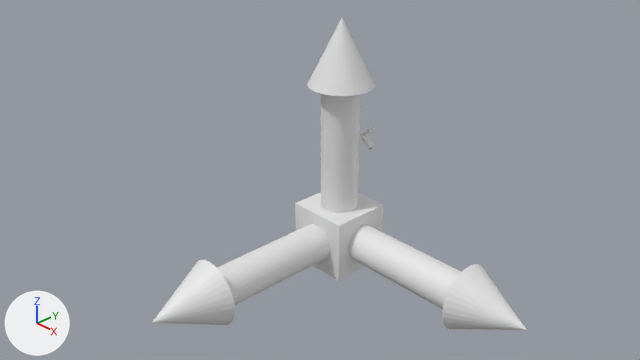
What one commit did to the Blender file VectorsLeft.blend.
Rendered twice from the file's camera 'Camera'. The axes (+X, +Y, +Z) are drawn at lower left. The lights are the same throughout.

Names of what the first picture shows: 'Cone X', 'Cone Y', 'Cone Z', 'Cube', 'Cylinder X', 'Cylinder Y', 'Cylinder Z'.
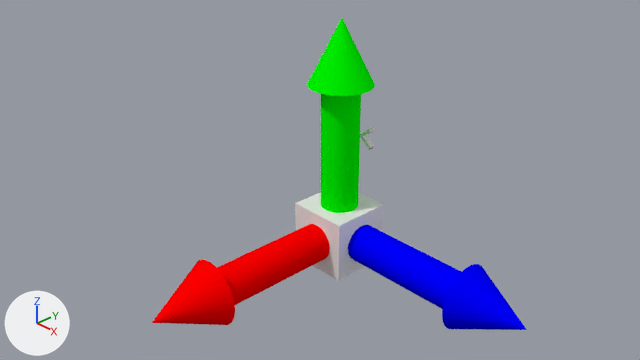
Commit message: apply materials to new primitives

Where the change shows, as pixel boxes [x1, y1, x2, y2] in the pictures (640 x 360 px):
'Cylinder Y', recoloured (grey to green)
    both: [321, 94, 361, 213]
'Cylinder Z', recoloured (white to blue)
    both: [348, 225, 461, 309]
'Cylinder X', recoloured (white to red)
    both: [217, 224, 330, 305]
'Cone Z', recoloured (white to blue)
    both: [442, 264, 527, 330]
'Cone X', recoloured (white to red)
    both: [152, 260, 235, 325]
'Cone Y', recoloured (white to green)
    both: [307, 18, 375, 96]

Edits to the bpy script that builds the scene:
```text
Add mat_z_material:
    mat_z_material = diffuse_material('Z_Material')
    mat_z_material.base_color = (0.0, 0.0, 1.0)  # blue #0000ff
Add mat_x_material:
    mat_x_material = diffuse_material('X_Material')
    mat_x_material.base_color = (1.0, 0.0, 0.0)  # red #ff0000
Add mat_y_material:
    mat_y_material = diffuse_material('Y_Material')
    mat_y_material.base_color = (0.0, 1.0, 0.0)  # green #00ff00
Change me_cone_002:
    where me_cone_002.from_pydata(...)  # 33 vertices, 33 faces; spans x -1.0..1.0, y -1.0..1.0, z -1.0..1.0
    add me_cone_002.materials.append(mat_y_material)  # green #00ff00
Change me_cylinder_002:
    where me_cylinder_002.from_pydata(...)  # 64 vertices, 34 faces; spans x -1.0..1.0, y -1.0..1.0, z -1.0..1.0
    add me_cylinder_002.materials.append(mat_y_material)  # green #00ff00
Change me_cone_001:
    where me_cone_001.from_pydata(...)  # 33 vertices, 33 faces; spans x -1.0..1.0, y -1.0..1.0, z -1.0..1.0
    add me_cone_001.materials.append(mat_x_material)  # red #ff0000
Change me_cylinder_001:
    where me_cylinder_001.from_pydata(...)  # 64 vertices, 34 faces; spans x -1.0..1.0, y -1.0..1.0, z -1.0..1.0
    add me_cylinder_001.materials.append(mat_x_material)  # red #ff0000
Change me_cone:
    where me_cone.from_pydata(...)  # 33 vertices, 33 faces; spans x -1.0..1.0, y -1.0..1.0, z -1.0..1.0
    add me_cone.materials.append(mat_z_material)  # blue #0000ff
Change me_cylinder:
    where me_cylinder.from_pydata(...)  # 64 vertices, 34 faces; spans x -1.0..1.0, y -1.0..1.0, z -1.0..1.0
    add me_cylinder.materials.append(mat_z_material)  # blue #0000ff
```
